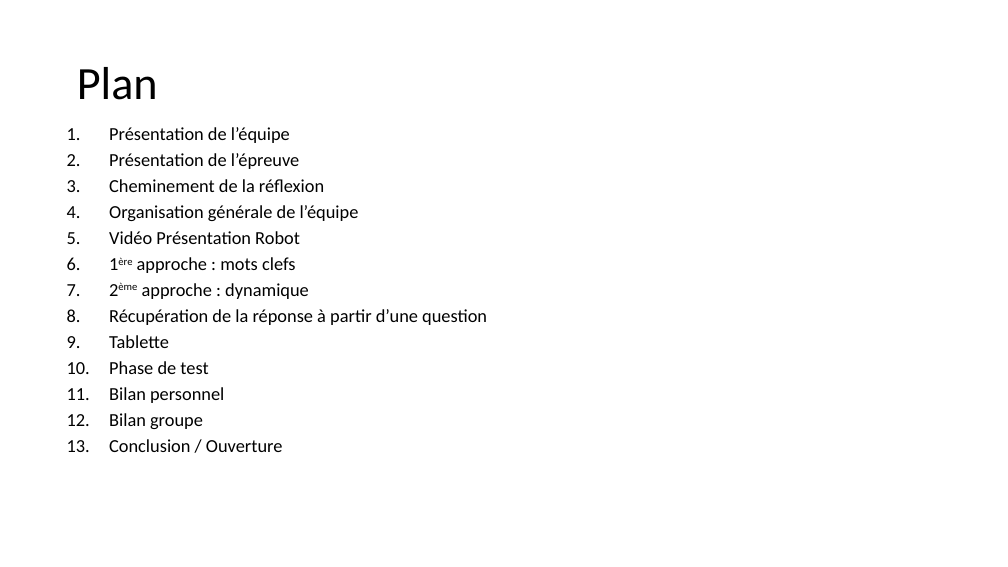
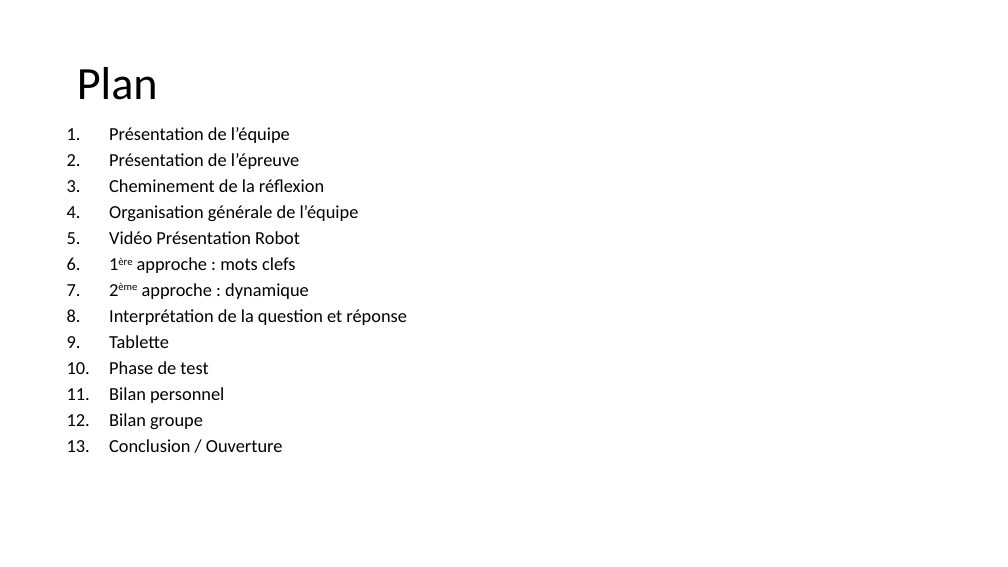
Before and after one commit to PorteAntoine/IHM_PEPPER_CPE2017, a slide deck: slide 2 of Rapport/Diapo_ihm_pepper.pptx. Drawn at 1008x567 pixels with LibreOffice and Linux fonts; fonts in the diff are those of the drawing; background and template pictures are left out. Boxes give left, top, right and bottom in pixels: in the first picture for what was removed or moved away, otherwise in the second. Text is boxed around its words. In the diff, an @@ line names an element or a change of style, - is before the commit and + after.

```diff
--- a/Rapport/Diapo_ihm_pepper.pptx
+++ b/Rapport/Diapo_ihm_pepper.pptx
@@ text at (109,309,407,325): text changed @@
-8. Récupération de la réponse à partir d’une question
+8. Interprétation de la question et réponse
```
Also in this commit, not shown: 6 other slides changed.
